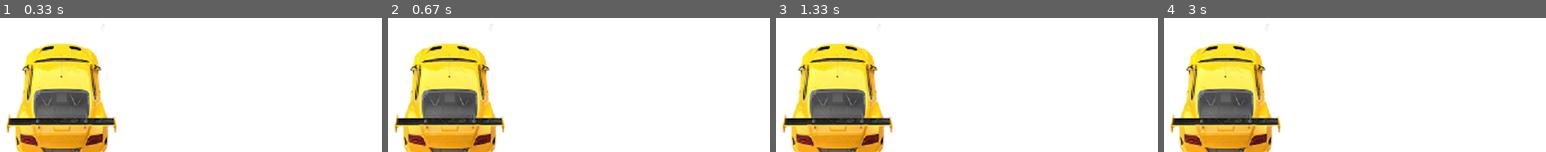
Above: before the commit, frames 1-4 (left to right).
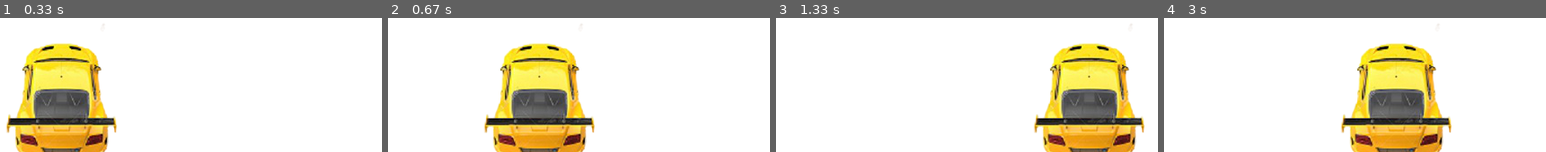
Above: after the commit, the same moments.

Repository: aryamanak10/100-Days-of-ML
Game: pygame game, started from Week 2 - Game Development - PyGame/Game.py
Same seed, same stepped clock (60 frames per second), same inputs: the game is played once before the commit and once after it.
Inputs:
- Up to frame 1 (0.33 s): no input
- Up to frame 2 (0.67 s): hold Right from 0.33 s (still down)
- Up to frame 3 (1.33 s): release Right at 0.8 s; hold Right 0.83-1.3 s
- Up to frame 4 (3 s): hold Left 1.33-1.87 s; hold Left 1.9-2.3 s; hold Right 2.33-2.97 s

Frame 1 is identical in both runs. In frame 2, 34% of the frame differs, in the area x 1-55%, y 4-100%; in frame 3, 35%, in the area x 1-97%, y 4-100%; in frame 4, 35%.

Commit message:
Updating Car Image

Diff:
--- a/Week 2 - Game Development - PyGame/Game.py
+++ b/Week 2 - Game Development - PyGame/Game.py
@@ -8,7 +8,7 @@
 display_height = 600
 
 gameDisplay = pygame.display.set_mode((display_width,display_height))
-pygame.display.set_caption('A bit Racey')
+pygame.display.set_caption('Racing Mania')
 
 black = (0,0,0)
 white = (255,255,255)
@@ -22,15 +22,26 @@
 
 x =  (display_width * 0.40)
 y = (display_height * 0.75)
+x_change = 0
 
 while not crashed:
     for event in pygame.event.get():
         if event.type == pygame.QUIT:
             crashed = True
 
+        if event.type == pygame.KEYDOWN:
+            if event.key == pygame.K_LEFT:
+                x_change = -5
+            elif event.key == pygame.K_RIGHT:
+                x_change = 5
+        if event.type == pygame.KEYUP:
+            if event.key == pygame.K_LEFT or event.key == pygame.K_RIGHT:
+                x_change = 0
+
+    x += x_change
+
     gameDisplay.fill(white)
     car(x,y)
-
 
     pygame.display.update()
     clock.tick(60)
